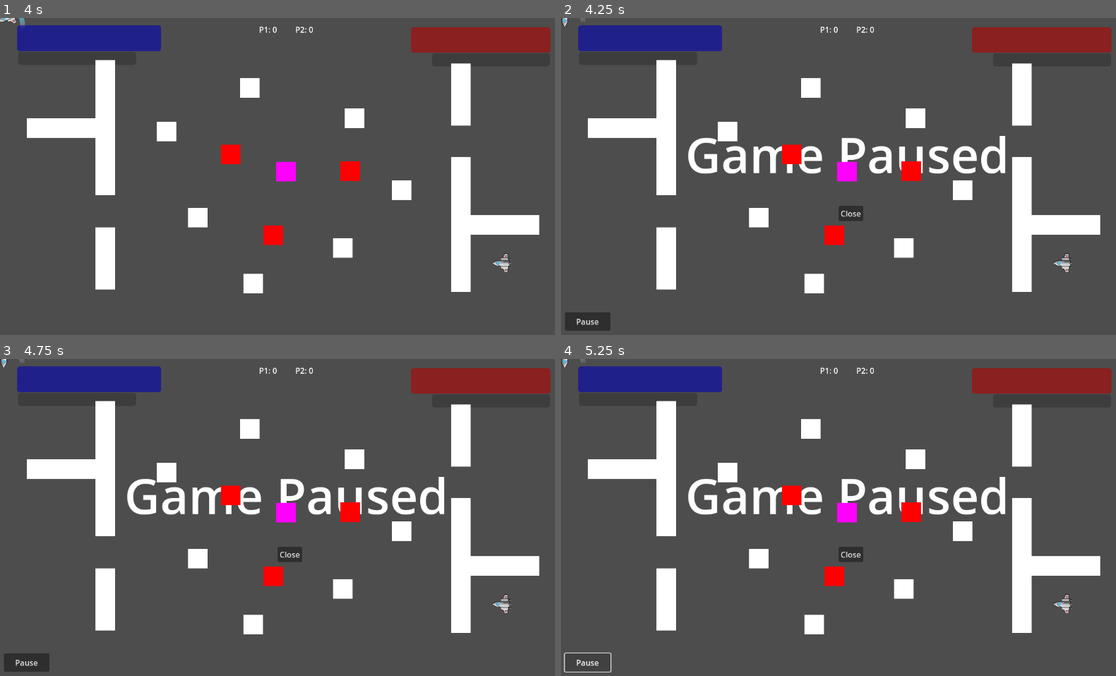
Above: before the commit, frames 1-4 (two rows, left to right).
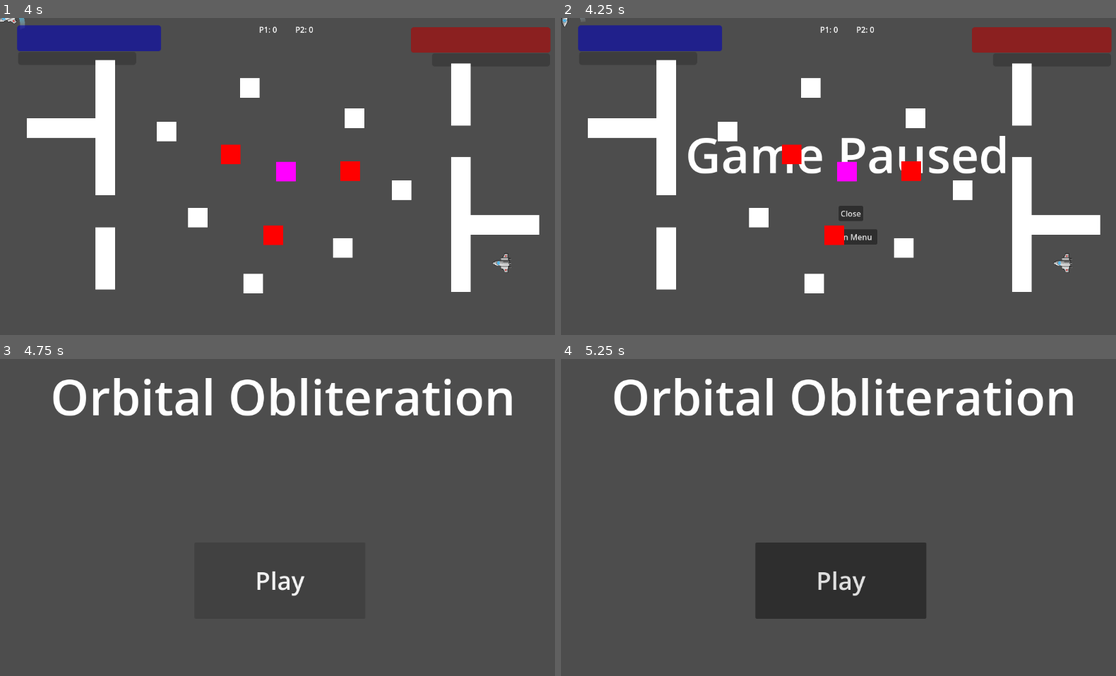
Above: after the commit, the same moments.

Repository: GreatSandwiches/Orbital-Obliteration
Game: Godot game, scene res://Scenes/level.tscn
The game is run twice, just before and just after one commit, with the same random seed, the same clock (stepped at 60 frames per second) and the same inputs.
Inputs (mouse positions are in pixels of both pictures, inside the frame that each line leads up to):
- Up to frame 1 (4 s): hold Right (ui_right) 0.53-1.28 s; hold Left (ui_left) 1.28-2.03 s; hold Right (ui_right) 2.03-2.78 s; hold Up (ui_up) 2.78-3.53 s; hold Left (ui_left) from 3.53 s (still down)
- Up to frame 2 (4.25 s): keep holding Left (ui_left); tap Escape (ui_cancel) at 4.15 s
- Up to frame 3 (4.75 s): release Left (ui_left) at 4.25 s; click (288, 577) at 4.25 s, where only the run after the commit has a clickable "Main Menu"
- Up to frame 4 (5.25 s): click (588, 663) at 5 s, where only the run before the commit has a clickable "Pause"

Frame 1 is identical in both runs. In frame 2, 0.7% of the frame differs, in the area x 0-57%, y 66-99%; in frame 3, 19%; in frame 4, 25%, in the area x 0-100%, y 0-99%.

Commit message:
Adding a main menu button to pausemenu

Diff:
--- a/Scenes/pausemenu.tscn
+++ b/Scenes/pausemenu.tscn
@@ -24,6 +24,13 @@
 theme_override_font_sizes/font_size = 100
 text = "Game Paused"
 
+[node name="Button2" type="Button" parent="."]
+offset_left = 385.0
+offset_top = 351.0
+offset_right = 492.0
+offset_bottom = 382.0
+text = "Main Menu"
+
 [node name="Button" type="Button" parent="."]
 layout_mode = 0
 offset_left = 413.0
@@ -32,12 +39,5 @@
 offset_bottom = 334.0
 text = "Close"
 
-[node name="pause" type="Button" parent="."]
-layout_mode = 0
-offset_left = -146.0
-offset_top = 521.0
-offset_right = -53.0
-offset_bottom = 558.0
-text = "Pause"
-
+[connection signal="pressed" from="Button2" to="." method="_on_menu_button_pressed"]
 [connection signal="pressed" from="Button" to="." method="_on_close_button_pressed"]
--- a/Scenes/player2.tscn
+++ b/Scenes/player2.tscn
@@ -46,7 +46,7 @@
 
 [node name="RapidFireTimer" type="Timer" parent="."]
 
+[connection signal="area_entered" from="Area2D" to="." method="_on_area_2d_area_entered"]
+[connection signal="area_entered" from="Area2D" to="." method="_mine_collision"]
 [connection signal="area_entered" from="Area2D" to="." method="_on_rapidfire_entered"]
-[connection signal="area_entered" from="Area2D" to="." method="_mine_collision"]
-[connection signal="area_entered" from="Area2D" to="." method="_on_area_2d_area_entered"]
 [connection signal="timeout" from="RapidFireTimer" to="." method="_on_RapidFireTimer_timeout"]
--- a/Scripts/pausemenu.gd
+++ b/Scripts/pausemenu.gd
@@ -4,6 +4,7 @@
 func _on_close_button_pressed():
 	hide()
 	get_tree().paused = false
+
 
 
 # Called when the node enters the scene tree for the first time.
@@ -14,3 +15,9 @@
 # Called every frame. 'delta' is the elapsed time since the previous frame.
 func _process(delta):
 	pass
+
+
+func _on_menu_button_pressed():
+	hide()
+	get_tree().paused = false
+	get_tree().change_scene_to_file("res://Scenes/mainmenu.tscn")
Not shown: 1 places in Scenes/player1.tscn that only renumber resources
